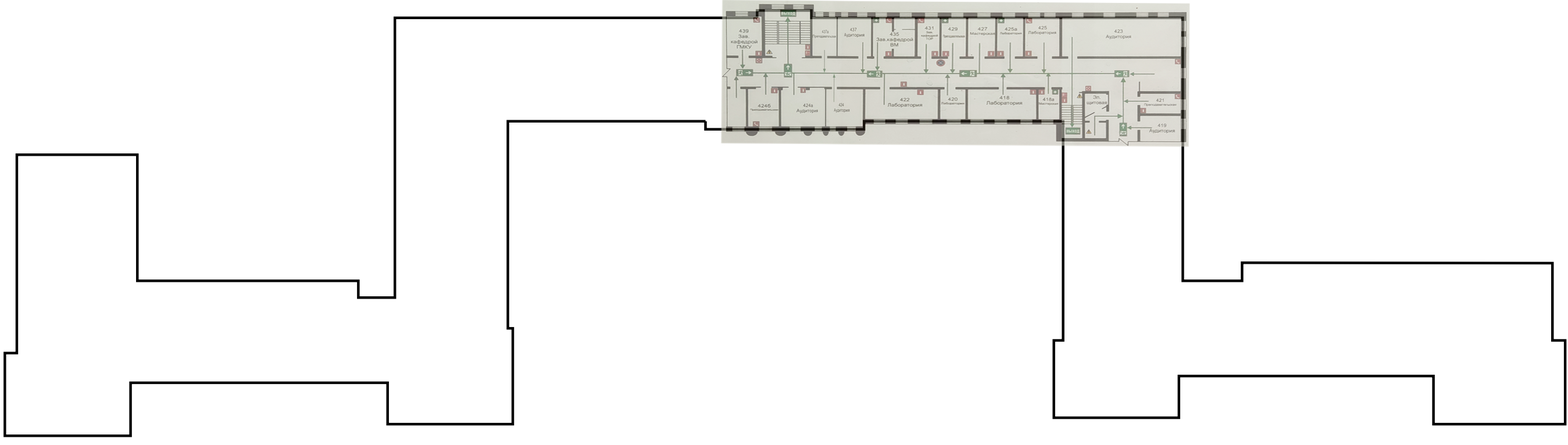
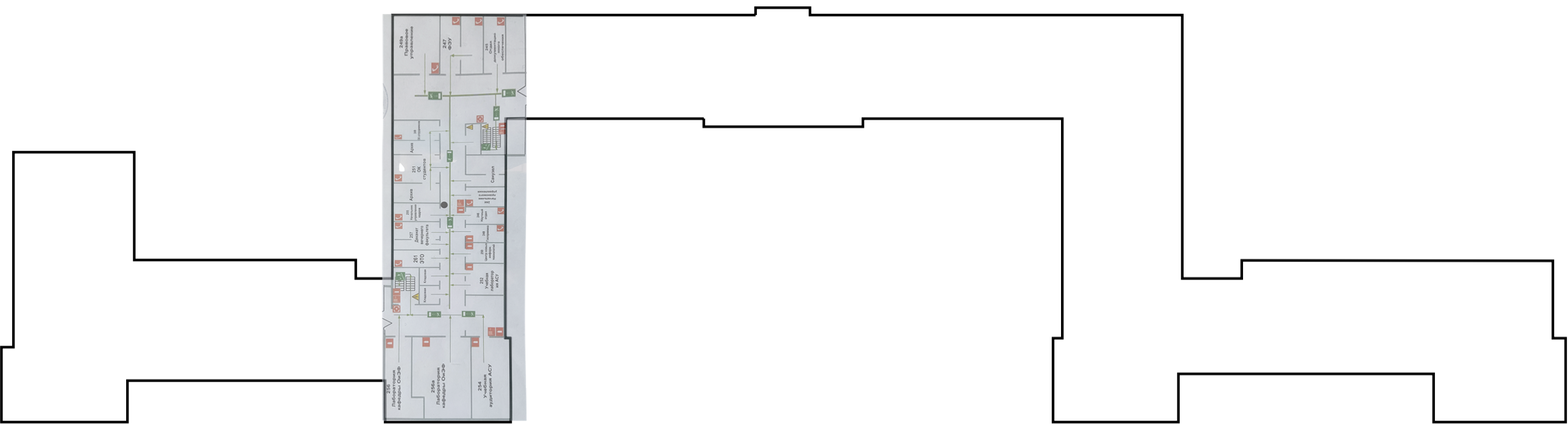
Revision of a layered (1568, 445) image; what changed, layer by layer:
renamed "Frame 2" to "4п_центр", hid it, painted on it over [717,0,1191,149]
added layer "2л_переход" (65%) above "2л_крыло" over [381,13,527,422]
renamed "Fusion sketch" to "Внешний контур", painted on it over [0,0,1568,438]
